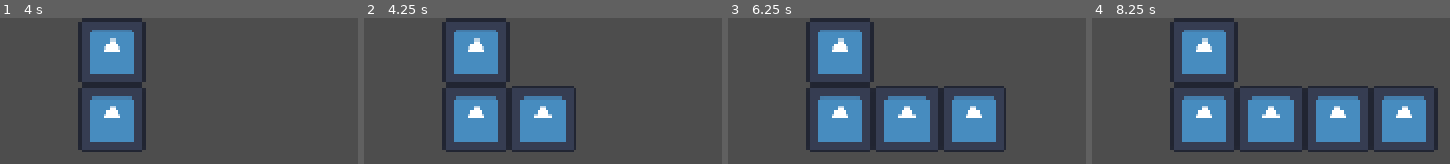
Above: before the commit, frames 1-4 (left to right).
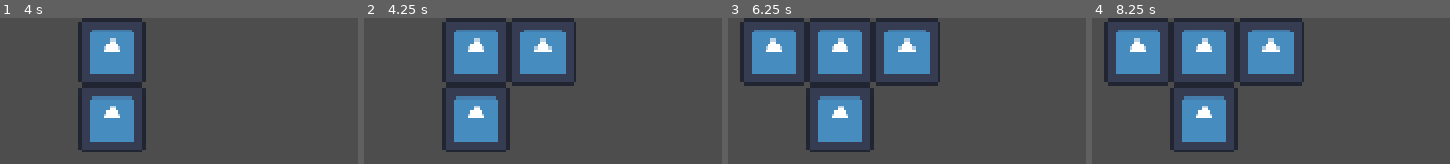
Above: after the commit, the same moments.

Repository: NAERNON/BunnyDriller
Game: Godot game, scene res://scenes/main.tscn
The game is run twice, just before and just after one commit, with the same random seed, the same clock (stepped at 60 frames per second) and the same inputs. The engine's default icon, where the game draws it, is replaced by a stand-in: a white triangle on a blue panel in a dark square.
Inputs:
- Up to frame 1 (4 s): tap Enter at 0.5, 2, 3.5 s; tap Space at 1.25, 2.75 s
- Up to frame 2 (4.25 s): no input
- Up to frame 3 (6.25 s): tap Space at 5 s
- Up to frame 4 (8.25 s): no input

Frame 1 is identical in both runs. In frame 2, 10% of the frame differs, in the area x 40-60%, y 0-92%; in frame 3, 20%; in frame 4, 26%, in the area x 3-97%, y 0-92%.
Error after the commit: Invalid access of index '0' on a base object of type: 'Array'. (res://scripts/arbre.gd:16)

Commit message:
cherche comment créer nouvelles racine

Diff:
--- a/scenes/arbre.tscn
+++ b/scenes/arbre.tscn
@@ -6,6 +6,10 @@
 [node name="Arbre" type="Node2D"]
 script = ExtResource("1_1pwtc")
 
-[node name="Racine" parent="." instance=ExtResource("1_xtdo3")]
+[node name="Serie" type="Node2D" parent="."]
+
+[node name="Racine" parent="Serie" instance=ExtResource("1_xtdo3")]
 position = Vector2(12, 12)
 metadata/test = false
+
+[node name="Serie2" type="Node2D" parent="."]
--- a/scripts/arbre.gd
+++ b/scripts/arbre.gd
@@ -5,6 +5,7 @@
 
 func _ready():
 	pass
+
 
 
 func _process(delta):
@@ -22,25 +23,9 @@
 
 func spawn_racine():
 	var nouvelle_racine = racine.instantiate()
-
-
-#	print(get_child(get_child_count() - 1).est_pousse)
-#	print(nouvelle_racine.est_pousse)
-
-	var positions_de_la_prochaine_racine = get_child(get_child_count() - 1).set_directions_possibles()
-
-#	nouvelle_racine.position = get_child(get_child_count() - 1).position + set_racine_position(get_child(get_child_count() - 2).set_directions_possibles())
-	nouvelle_racine.position = get_child(get_child_count() - 1).position + set_racine_position(positions_de_la_prochaine_racine)
-	add_child(nouvelle_racine)
-#
-#	for r in get_child_count() - 2:
-#		get_child(r).est_pousse = false
-
-
-
-#		r.est_pousse = false
-
-
-
-
-#	print(get_child(get_child_count() - 1))
+	var positions_de_la_prochaine_racine = $Serie.get_child(get_child_count() - 2).set_directions_possibles()
+	nouvelle_racine.position = $Serie.get_child(get_child_count() - 2).position + set_racine_position(positions_de_la_prochaine_racine)
+	if randi_range(1,3) == 1 :
+		$Serie2.add_child(nouvelle_racine)
+	else:
+		$Serie.add_child(nouvelle_racine)
